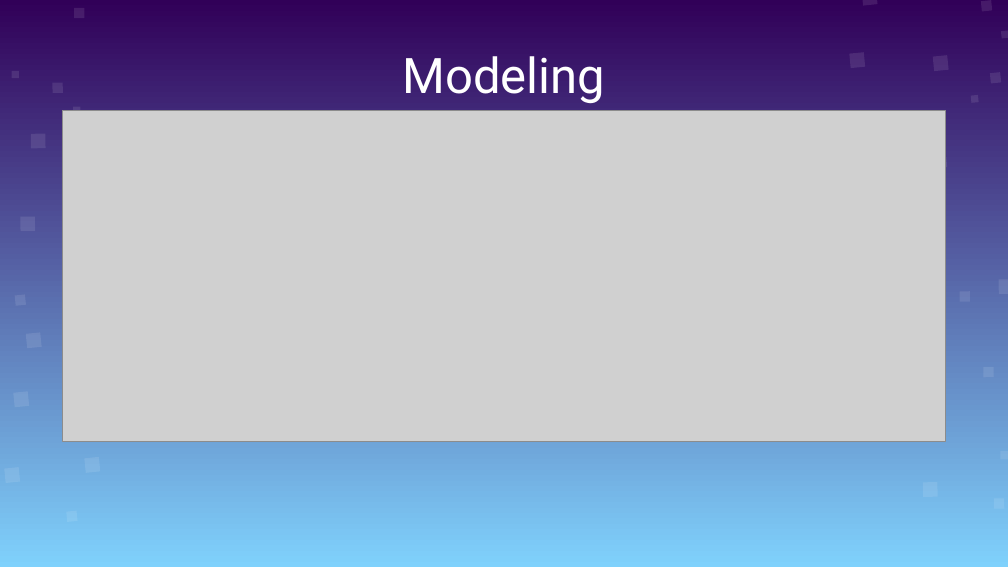
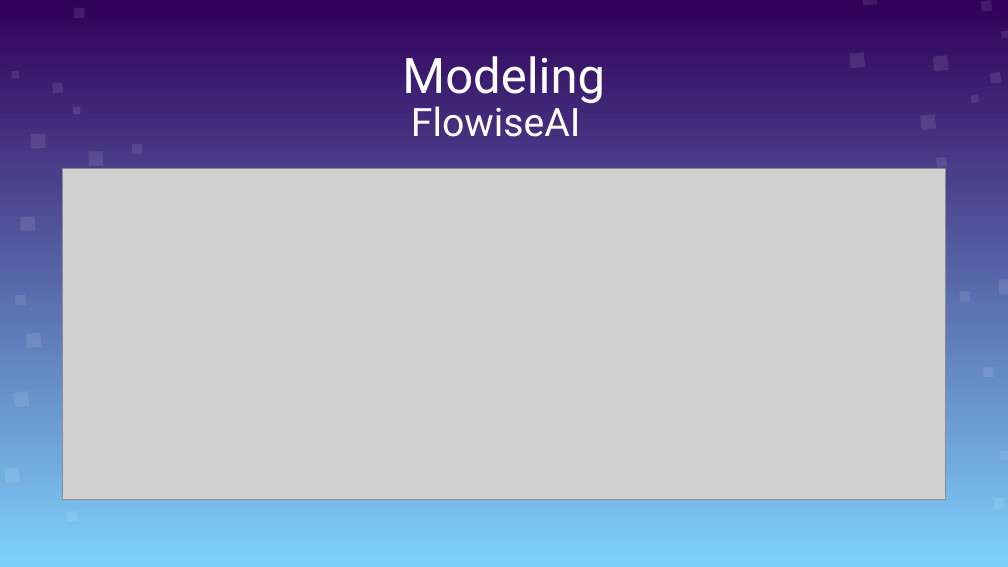
Before and after one commit to meohoangdeptrai1407/Thesis_Psychology, a slide deck: slide 25 of Therapy Chatbot V2.pptx (slide 24 before the commit). Drawn at 1008x567 pixels with LibreOffice and Linux fonts; fonts in the diff are those of the drawing; grey boxes stand for pictures. Boxes give left, top, right and bottom in pixels: in the first picture for what was removed or moved away, otherwise in the second. Text is boxed around its words. In the diff, an @@ line names an element or a change of style, - is before the commit and + after.

```diff
--- a/Therapy Chatbot V2.pptx
+++ b/Therapy Chatbot V2.pptx
@@ text added at bbox=[411, 106, 581, 137], 28 pt, text #FFFFFF @@
+FlowiseAI
@@ freeform shape at bbox=[920, 114, 936, 130]: rotation 0 to 180 degrees; outline redrawn @@
@@ freeform shape added at bbox=[131, 143, 143, 155], fill #FFFFFF at 10% opacity @@
@@ picture: place and size @@
-picture at bbox=[62, 111, 946, 443]
+picture at bbox=[62, 168, 946, 500]
@@ freeform shape added at bbox=[87, 151, 105, 168], fill #FFFFFF at 10% opacity @@
```
Also in this commit, not shown: 7 other slides changed, 4 slides added, 3 slides removed.
